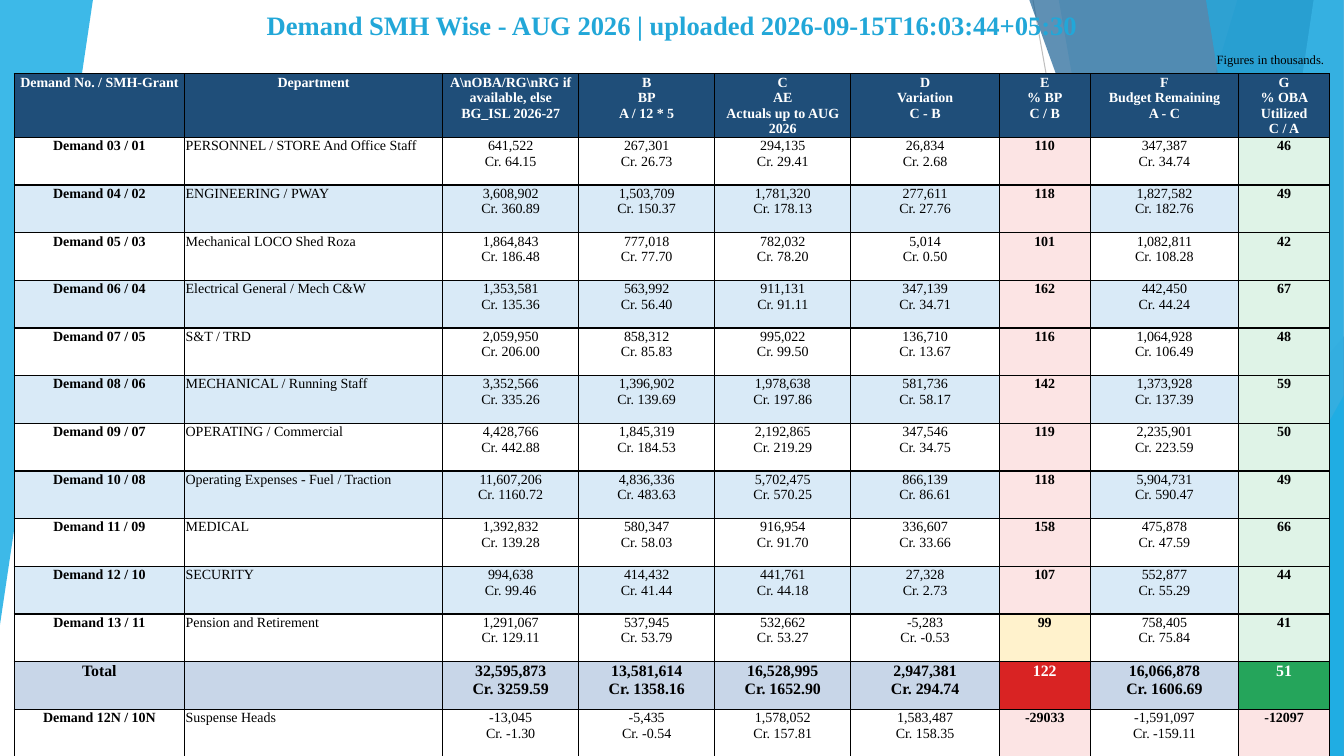
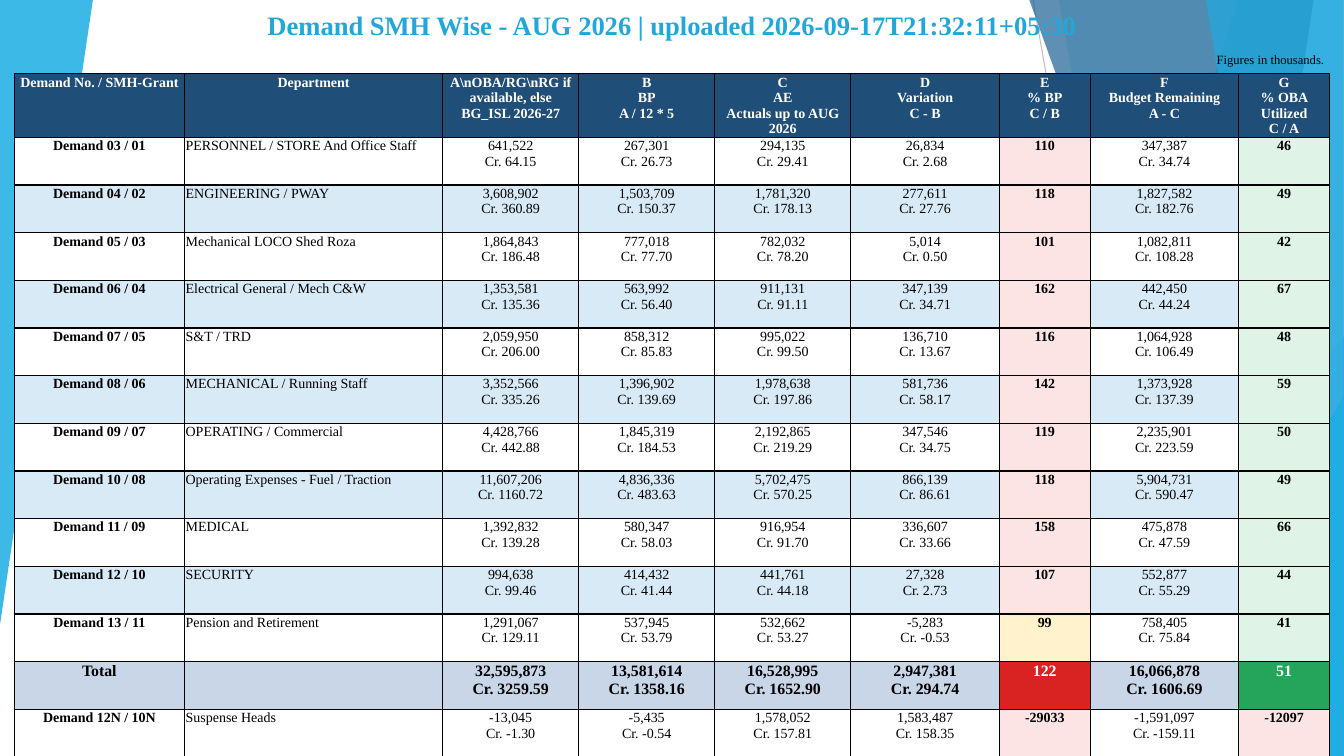
Before and after one commit to girishtiwari007/MB-BUDGET, a slide deck: slide 2 of exports/Moradabad_Division_Current_Year_Budget_Analysis.pptx. Drawn at 1344x756 pixels with LibreOffice and Linux fonts; fonts in the diff are those of the drawing. Boxes give left, top, right and bottom in pixels: in the first picture for what was removed or moved away, otherwise in the second. Text is boxed around its words. In the diff, an @@ line names an element or a change of style, - is before the commit and + after.

```diff
--- a/exports/Moradabad_Division_Current_Year_Budget_Analysis.pptx
+++ b/exports/Moradabad_Division_Current_Year_Budget_Analysis.pptx
@@ text at (267,14,1076,41): text changed @@
-Demand SMH Wise - AUG 2026 | uploaded 2026-09-15T16:03:44+05:30
+Demand SMH Wise - AUG 2026 | uploaded 2026-09-17T21:32:11+05:30
```
Also in this commit, not shown: 11 other slides changed, 51 other files.
